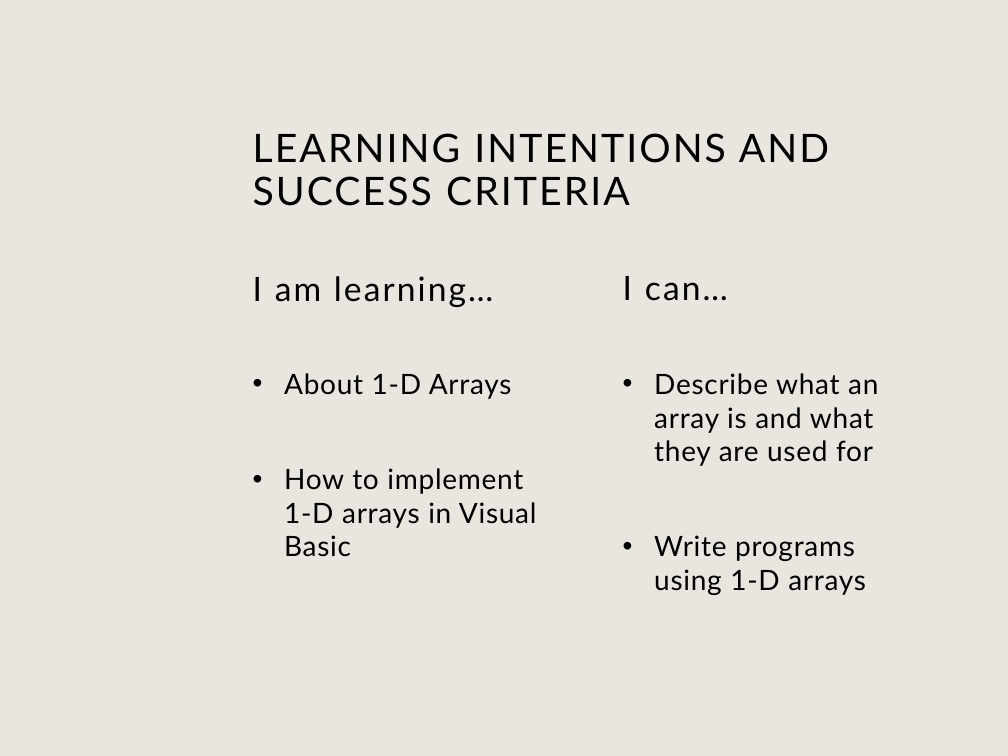
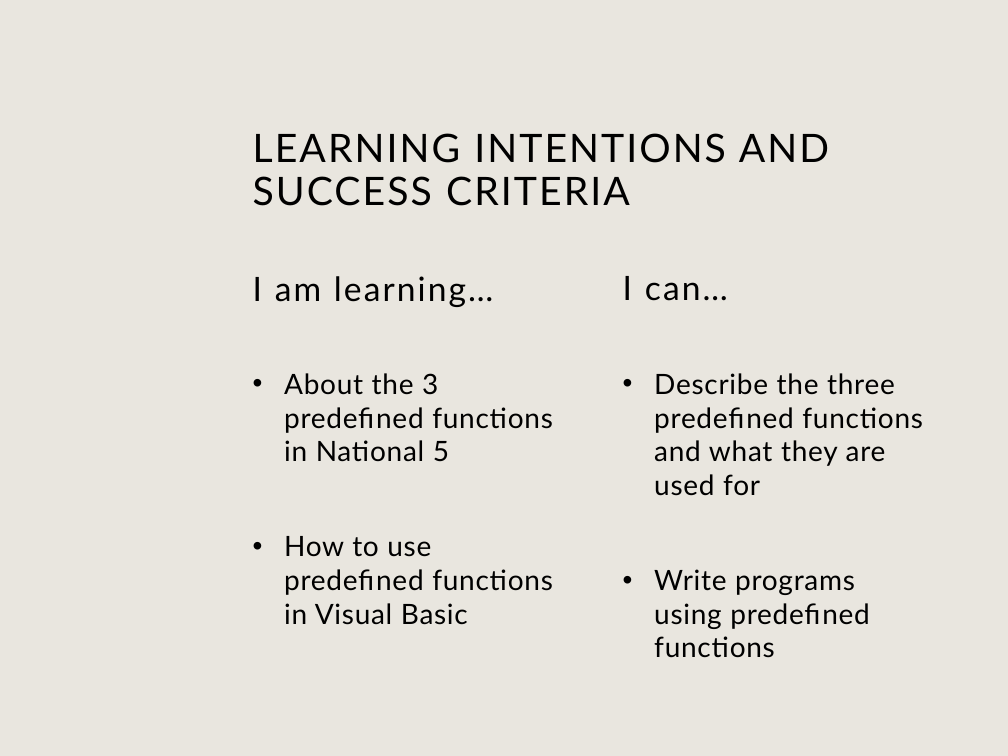
Before and after one commit to timo-w/mrwang, a slide deck: slide 13 of temp_extractions/tempfile.pptx (slide 15 before the commit). Drawn at 1008x756 pixels with LibreOffice and Linux fonts; fonts in the diff are those of the drawing; background and template pictures are left out. Boxes give left, top, right and bottom in pixels: in the first picture for what was removed or moved away, otherwise in the second. Text is boxed around its words. In the diff, an @@ line names an element or a change of style, - is before the commit and + after.

```diff
--- a/temp_extractions/tempfile.pptx
+++ b/temp_extractions/tempfile.pptx
@@ text at (284, 373, 553, 625): text changed @@
-• About 1-D Arrays
-• How to implement 1-D arrays in Visual Basic
+• About the 3 predefined functions in National 5
+• How to use predefined functions in Visual Basic
@@ text at (654, 373, 923, 658): text changed @@
-• Describe what an array is and what they are used for
-• Write programs using 1-D arrays
+• Describe the three predefined functions and what they are used for
+• Write programs using predefined functions
```
Also in this commit, not shown: 3 other slides changed, 6 slides added, 8 slides removed, 5 other files.
